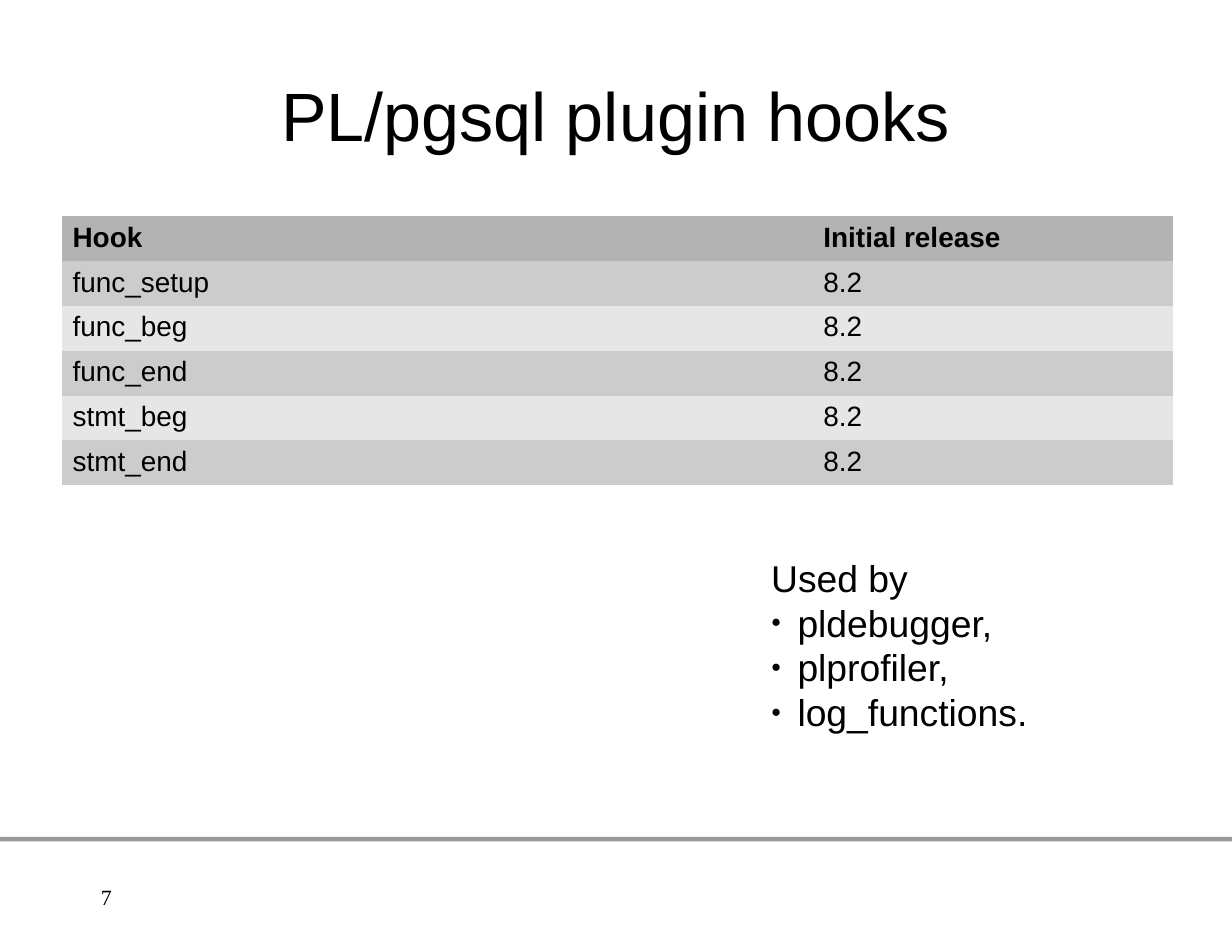
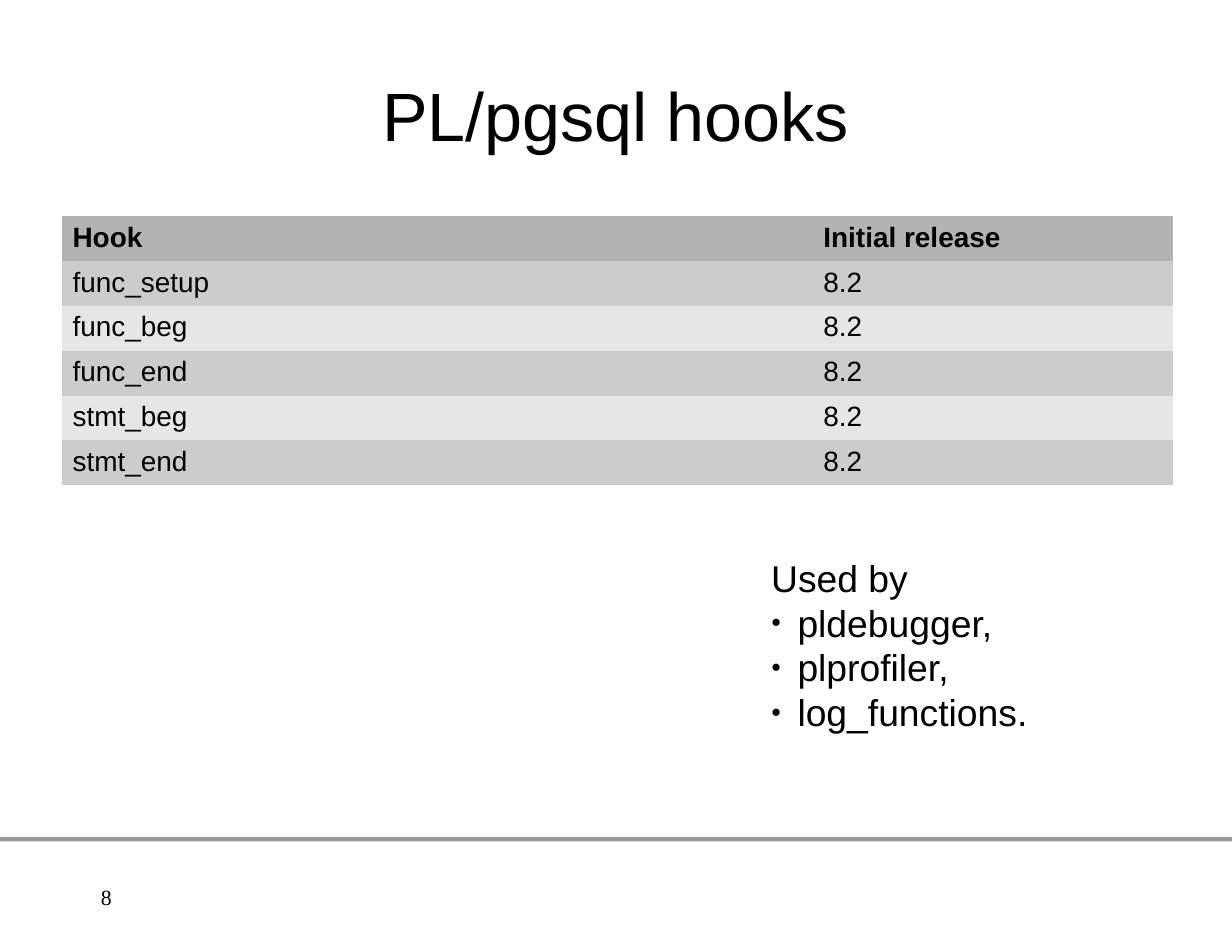
Before and after one commit to gleu/Hooks-in-PostgreSQL, a slide deck: slide 8 of hooks_in_postgresql.odp (slide 7 before the commit). Drawn at 1232x925 pixels with LibreOffice and Linux fonts; fonts in the diff are those of the drawing; background and template pictures are left out. Boxes give left, top, right and bottom in pixels: in the first picture for what was removed or moved away, otherwise in the second. Text is boxed around its words. In the diff, an @@ line names an element or a change of style, - is before the commit and + after.

Commit message:
Change the hook list
I had three tables with a bunch of unclassified hooks. Now, each table is a
category, and there are four categories: planner, executor,
security/permissions, and PL/pgsql. It's easier to understand it this way.

```diff
--- a/hooks_in_postgresql.odp
+++ b/hooks_in_postgresql.odp
@@ title at <box>382,91,849,154</box>: text changed @@
-PL/pgsql plugin hooks
+PL/pgsql hooks
@@ page number at <box>101,890,112,906</box>: text changed @@
-7
+8
```
Also in this commit, not shown: 3 other slides changed, 2 slides added.
